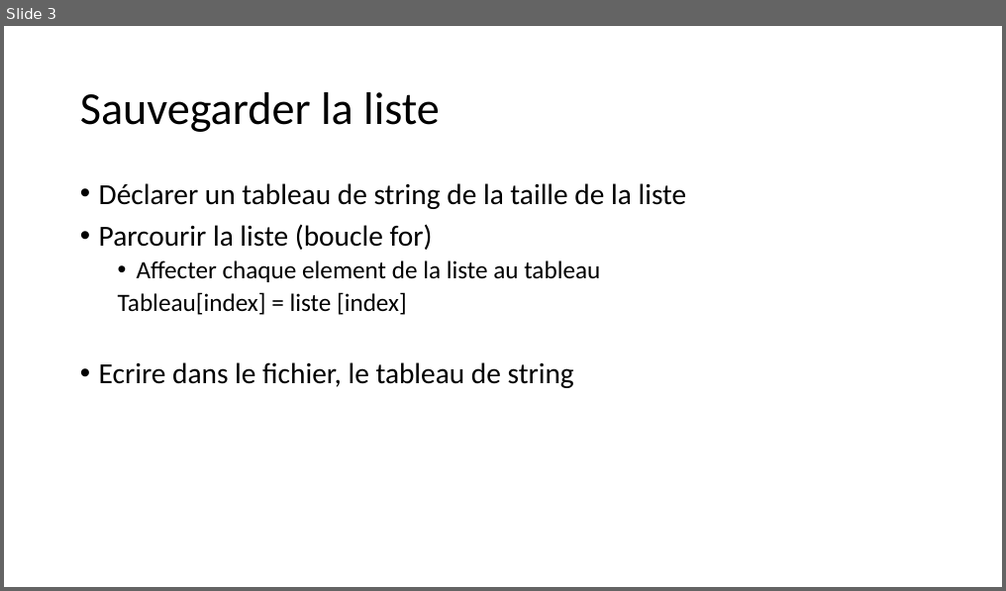
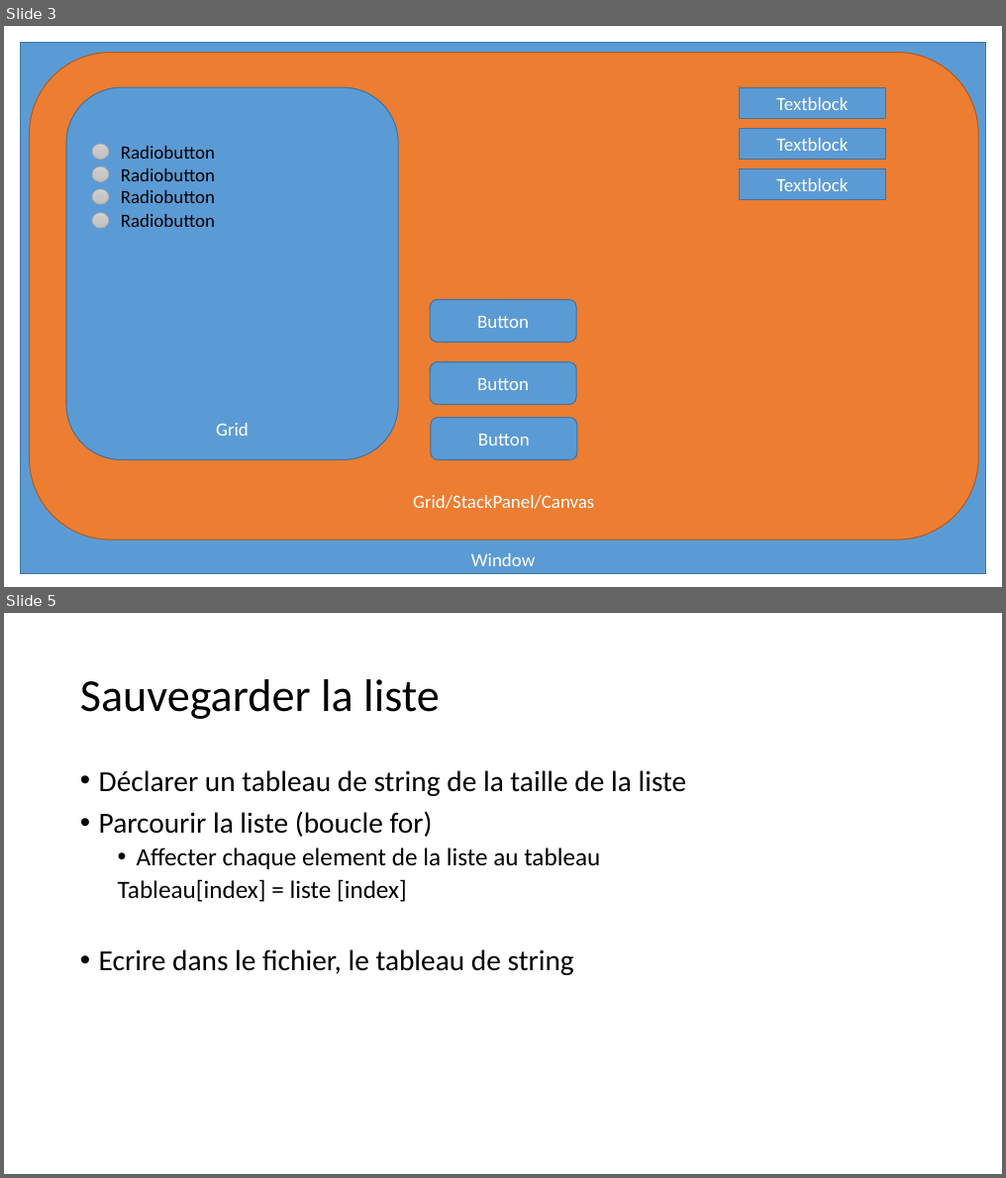
Before and after one commit to ronnykwon/TutoCNAM, a slide deck: Document/Explication.pptx. Shown one above the other, each under a label of ours: slide 3 before the commit, slides 3 and 5 after it; the slides between them are not shown. The pictures are 1006x591 and 1006x1178 pixels, drawn with LibreOffice and Linux fonts; fonts in the diff are those of the drawing. Boxes give left, top, right and bottom in pixels: in the first picture for what was removed or moved away, otherwise in the second. Text is boxed around its words. In the diff, an @@ line names an element or a change of style, - is before the commit and + after.

```diff
--- a/Document/Explication.pptx
+++ b/Document/Explication.pptx
@@ slide 3 added at (x1=4, y1=26, x2=1002, y2=587), background #FFFFFF @@
@@ rectangle added at (x1=21, y1=43, x2=987, y2=574), fill #5B9BD5, outline #43739E 1 pt, 18 pt, text #FFFFFF @@
+Window
@@ rounded rectangle added at (x1=30, y1=52, x2=979, y2=541), fill #ED7D31, outline #AF5C24 1 pt, 18 pt, text #FFFFFF @@
+Grid/StackPanel/Canvas
@@ rounded rectangle added at (x1=66, y1=87, x2=398, y2=461), fill #5B9BD5, outline #43739E 1 pt, 18 pt, text #FFFFFF @@
+Grid
@@ rectangle added at (x1=740, y1=87, x2=886, y2=118), fill #5B9BD5, outline #43739E 1 pt, 18 pt, text #FFFFFF @@
+Textblock
@@ ellipse added at (x1=92, y1=144, x2=109, y2=160), fill gradient #D2D2D2 to #C8C8C8 to #C0C0C0, outline #A5A5A5 0.5 pt @@
@@ rectangle added at (x1=740, y1=129, x2=886, y2=160), fill #5B9BD5, outline #43739E 1 pt, 18 pt, text #FFFFFF @@
+Textblock
@@ ellipse added at (x1=92, y1=167, x2=109, y2=182), fill gradient #D2D2D2 to #C8C8C8 to #C0C0C0, outline #A5A5A5 0.5 pt @@
@@ text added at (x1=121, y1=146, x2=215, y2=159), 18 pt, text #000000 @@
+Radiobutton
@@ text added at (x1=121, y1=169, x2=215, y2=181), 18 pt, text #000000 @@
+Radiobutton
@@ rectangle added at (x1=740, y1=169, x2=886, y2=199), fill #5B9BD5, outline #43739E 1 pt, 18 pt, text #FFFFFF @@
+Textblock
@@ ellipse added at (x1=92, y1=189, x2=109, y2=205), fill gradient #D2D2D2 to #C8C8C8 to #C0C0C0, outline #A5A5A5 0.5 pt @@
@@ text added at (x1=121, y1=190, x2=215, y2=203), 18 pt, text #000000 @@
+Radiobutton
@@ ellipse added at (x1=92, y1=212, x2=109, y2=228), fill gradient #D2D2D2 to #C8C8C8 to #C0C0C0, outline #A5A5A5 0.5 pt @@
@@ text added at (x1=121, y1=214, x2=215, y2=227), 18 pt, text #000000 @@
+Radiobutton
@@ rounded rectangle added at (x1=430, y1=300, x2=576, y2=343), fill #5B9BD5, outline #43739E 1 pt, 18 pt, text #FFFFFF @@
+Button
@@ rounded rectangle added at (x1=430, y1=363, x2=576, y2=405), fill #5B9BD5, outline #43739E 1 pt, 18 pt, text #FFFFFF @@
+Button
@@ rounded rectangle added at (x1=431, y1=417, x2=577, y2=461), fill #5B9BD5, outline #43739E 1 pt, 18 pt, text #FFFFFF @@
+Button
@@ what was slide 3 is now slide 5 @@
```
Also in this commit, not shown: 8 slides changed, 9 other slides added, 2 slides removed, 16 other files.
